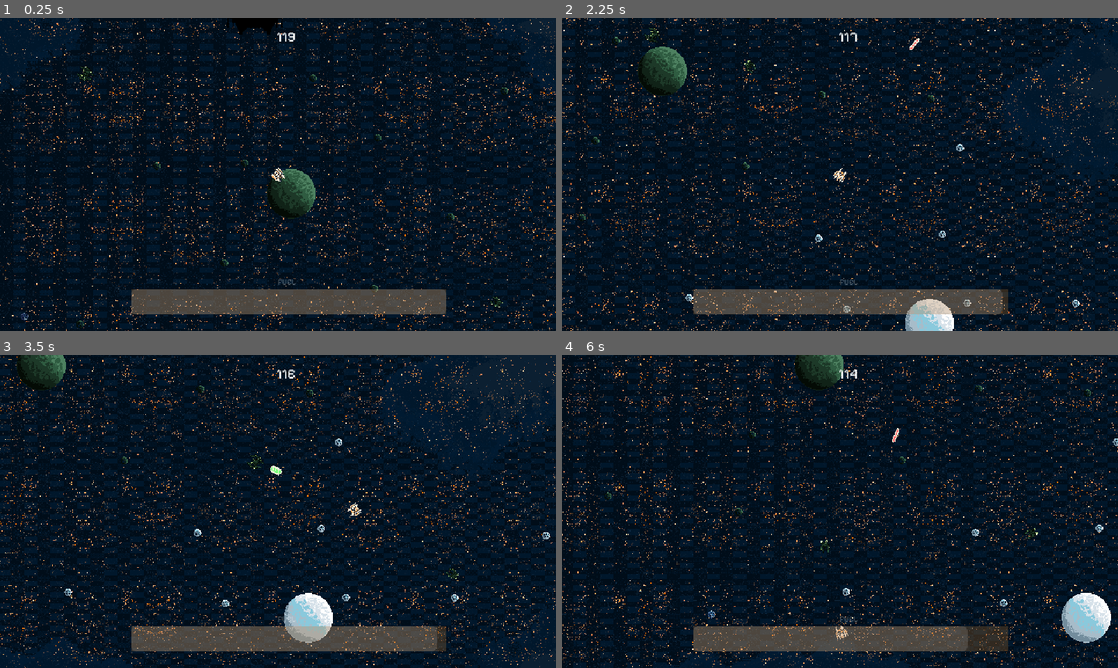
Above: before the commit, frames 1-4 (two rows, left to right).
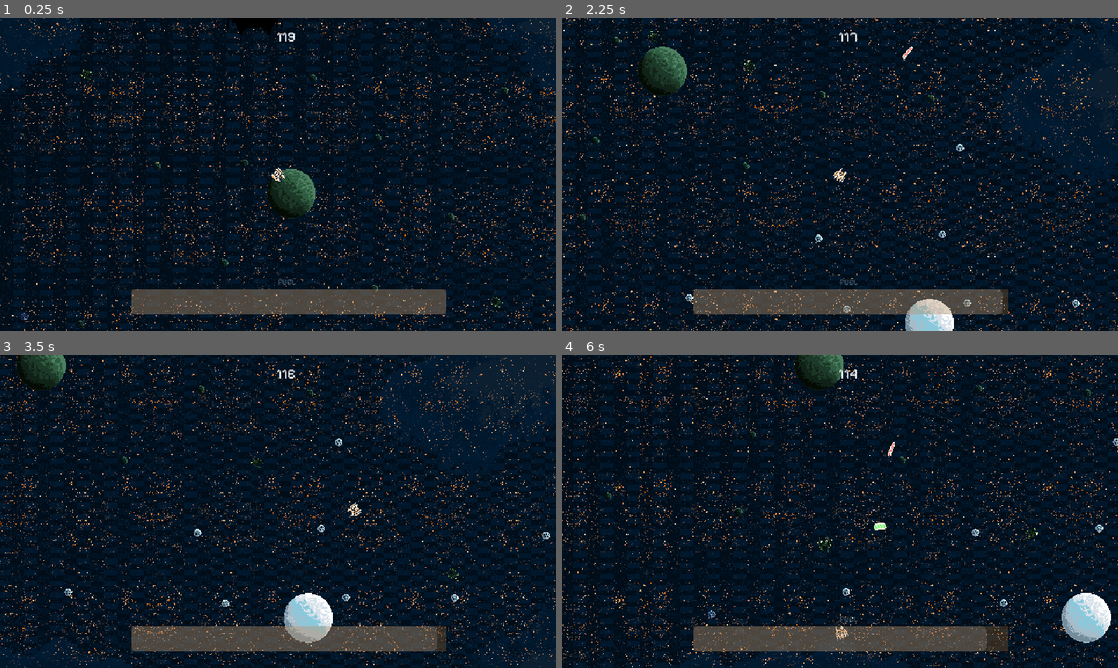
Above: after the commit, the same moments.

Repository: ungoabi/GMTK-GameJam-2026
Game: Godot game, scene res://scenes/main/main.tscn
The game is run twice, just before and just after one commit, with the same random seed, the same clock (stepped at 60 frames per second) and the same inputs. Sound files missing from this copy of the repository are replaced by a short silence.
Inputs (mouse positions are in pixels of both pictures, inside the frame that each line leads up to):
- Up to frame 1 (0.25 s): no input
- Up to frame 2 (2.25 s): move the mouse to (962, 158) at 0.52 s; press the mouse at (962, 158) at 0.53 s; hold D (move_right) 0.53-1.28 s; move the mouse to (728, 190) at 1.27 s; release the mouse at (728, 190) at 1.28 s; hold S (move_down) 1.28-2.03 s; click (728, 190) at 1.35 s; move the mouse to (895, 105) at 2.02 s; press the mouse at (895, 105) at 2.03 s; hold D (move_right) from 2.03 s (still down)
- Up to frame 3 (3.5 s): move the mouse to (250, 574) at 2.77 s; release D (move_right) at 2.78 s; release the mouse at (250, 574) at 2.78 s; hold U (debug_upgrade) from 2.78 s (still down); click (250, 574) at 2.85 s
- Up to frame 4 (6 s): move the mouse to (1006, 558) at 3.52 s; release U (debug_upgrade) at 3.53 s; press the mouse at (1006, 558) at 3.53 s; hold A (move_left) 3.53-5.03 s; move the mouse to (673, 464) at 4.27 s; release the mouse at (673, 464) at 4.28 s; click (673, 464) at 4.35 s; move the mouse to (867, 511) at 5.02 s; press the mouse at (867, 511) at 5.03 s; hold S (move_down) 5.03-5.78 s; move the mouse to (756, 433) at 5.77 s; release the mouse at (756, 433) at 5.78 s; hold D (move_right) from 5.78 s (still down); click (756, 433) at 5.85 s

The runs differ from the first frame. In frame 1, less than 0.1% of the frame differs, in the area x 13-17%, y 15-21%; in frame 2, less than 0.1%; in frame 3, less than 0.1%; in frame 4, 0.4%, in the area x 45-77%, y 23-95%.

Commit message:
boss?
it's kind of a boss

Diff:
--- a/autoloads/audio.gd
+++ b/autoloads/audio.gd
@@ -24,7 +24,7 @@
 	music_player.bus = bus_map[Bus.MUSIC]
 	add_child(music_player)
 	_start_bgm()
-	music_player.volume_db-=10
+	music_player.volume_db-=7
 
 
 func play_music(stream: AudioStream) -> void:
--- a/scenes/entities/enemy/enemy.gd
+++ b/scenes/entities/enemy/enemy.gd
@@ -17,10 +17,11 @@
 func _ready() -> void:
 	add_to_group("enemy")
 	player = get_tree().get_first_node_in_group("player") as Node2D
+	GameStats.petunia.connect(_on_petunia_spawn)
 
 	animation_player.play("boost")
 
-	if randi_range(0,3) < 1:
+	if randi_range(0,2) < 1:
 		can_shoot = true
 	if can_shoot == false:
 		laser.queue_free()
@@ -66,3 +67,6 @@
 	await animation_player.animation_finished
 
 	queue_free()
+
+func _on_petunia_spawn():
+	die()
--- a/scenes/entities/pickups/pickup_fuel.gd
+++ b/scenes/entities/pickups/pickup_fuel.gd
@@ -20,7 +20,7 @@
 	print("fuel pickup collided")
 
 	if body.is_in_group("player"):
-		GameStats.player_fuel+=7
+		GameStats.player_fuel+=5
 		Audio.play_sfx(pickup_sfx)
 		queue_free()
 
--- a/scenes/main/main.tscn
+++ b/scenes/main/main.tscn
@@ -20,6 +20,15 @@
 process_mode = 1
 script = ExtResource("1_hujxm")
 
+[node name="Spawntimer" type="Timer" parent="World" unique_id=1651259468]
+wait_time = 2.0
+autostart = true
+
+[node name="Game_Timer" type="Timer" parent="World" unique_id=290902407]
+wait_time = 120.0
+one_shot = true
+autostart = true
+
 [node name="Spawnpoints" type="Node2D" parent="World" unique_id=1154589166]
 script = ExtResource("1_6q06x")
 
@@ -34,10 +43,6 @@
 
 [node name="Spawn 4" type="Marker2D" parent="World/Spawnpoints" unique_id=811270775]
 position = Vector2(2549, 1544)
-
-[node name="Spawntimer" type="Timer" parent="World/Spawnpoints" unique_id=1651259468]
-wait_time = 2.0
-autostart = true
 
 [node name="Level" type="Node2D" parent="World" unique_id=21942664]
 
@@ -67,11 +72,6 @@
 [node name="Pickups" type="Node2D" parent="World/Entity" unique_id=1110522398]
 
 [node name="Effect" type="Node2D" parent="World" unique_id=1015931991]
-
-[node name="Game_Timer" type="Timer" parent="World" unique_id=290902407]
-wait_time = 120.0
-one_shot = true
-autostart = true
 
 [node name="Hud" type="CanvasLayer" parent="." unique_id=363082753]
 process_mode = 1
@@ -144,7 +144,7 @@
 offset_right = 40.0
 offset_bottom = 40.0
 
-[connection signal="timeout" from="World/Spawnpoints/Spawntimer" to="World/Spawnpoints" method="_on_spawntimer_timeout"]
+[connection signal="timeout" from="World/Spawntimer" to="World/Spawnpoints" method="_on_spawntimer_timeout"]
 [connection signal="timeout" from="World/Game_Timer" to="World" method="_on_game_timer_timeout"]
 [connection signal="timeout" from="World/Game_Timer" to="World/Entity/Player" method="_on_game_timer_timeout"]
 [connection signal="timeout" from="World/Game_Timer" to="Hud/Hud/Fuelmeter" method="_on_game_timer_timeout"]
--- a/scenes/main/spawnpoints.gd
+++ b/scenes/main/spawnpoints.gd
@@ -3,13 +3,14 @@
 @onready var enemy: PackedScene = preload("res://scenes/entities/enemy/enemy.tscn")
 @onready var timer: Timer = $Spawntimer
 @onready var entity: Node2D = $"../Entity"
+@onready var petunia: CharacterBody2D = $"../Entity/Petunia"
 
 var spawnpoints : Array
 
 # Called when the node enters the scene tree for the first time.
 func _ready() -> void:
 	spawnpoints = get_children()
-
+	GameStats.petunia.connect(_on_petunia_start)
 
 
 # Called every frame. 'delta' is the elapsed time since the previous frame.
@@ -27,3 +28,7 @@
 
 
 	pass # Replace with function body.
+
+func _on_petunia_start():
+	for Marker2D in spawnpoints:
+		Marker2D.global_position = Vector2(petunia.global_position.x+randi_range(-50,50), petunia.global_position.y+randi_range(-50,50))
--- a/scenes/projectiles/laser/laser.tscn
+++ b/scenes/projectiles/laser/laser.tscn
@@ -10,7 +10,7 @@
 [node name="Laser" unique_id=762825372 instance=ExtResource("1_6n5om")]
 scale = Vector2(2, 2)
 script = ExtResource("2_q6ovb")
-speed = 1750.0
+speed = 1600.0
 damage = 2
 
 [node name="CollisionShape2D" parent="." index="0" unique_id=1981816932]
